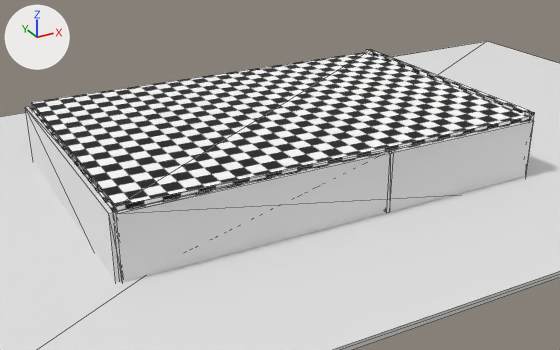
Renders of the glTF model games/silvershottools/environment_testbed/assets/testbed_map_a.glb from each side of a commit.
Before and after are seen from a 50 mm camera at (-15.0, -50.7, 24.7) aimed at (12.3, -1.1, -0.1). The axes (+X, +Y, +Z) are drawn at upper left. The lights are the same throughout. The first picture is the older version. Mesh edges are drawn as thin lines. Where no turn or scale is listed for an object, it has been applied to the vertices. Vertices at exactly the same position are counted once.

Script lines for the objects in view, before the commit:
```python
me_cube_006 = bpy.data.meshes.new('Cube.006')
me_cube_006.from_pydata(...)  # a box spanning x -22.7..56.3, y -22.7..23.4, z -0.2..0.2
me_cube_009 = bpy.data.meshes.new('Cube.009')
me_cube_009.from_pydata(...)  # a box spanning x -19.3..13.3, y -11.9..9.8, z -0.1..0.2
me_cube_009.materials.append(mat_material_001)  # picture img_checkerboard
me_cube_010 = bpy.data.meshes.new('Cube.010')
me_cube_010.from_pydata(...)  # a box spanning x -0.4..-0.2, y -11.8..9.7, z -4.9..-0.1
me_cube_010.materials.append(mat_material_001)  # picture img_checkerboard
me_plane = bpy.data.meshes.new('Plane')
me_plane.from_pydata(...)  # 105 vertices, 202 faces; spans x -14.4..18.4, y -10.9..10.9, z 0.0..5.3
me_plane.materials.append(mat_material_001)  # picture img_checkerboard
ob_back_wall = bpy.data.objects.new('back_wall', me_cube_010)
ob_back_wall.location = (-3.63, 1.02, 4.9)
ob_coll_box_floor = bpy.data.objects.new('COLL_BOX_floor', me_cube_006)
ob_coll_box_floor.location = (0.0, 0.0, -0.08)
ob_map_static = bpy.data.objects.new('map_static', me_plane)
ob_map_static.location = (10.5, 0.0, 0.0)
ob_roof = bpy.data.objects.new('roof', me_cube_009)
ob_roof.location = (15.39, 1.02, 4.9)
# also in view: 'COLL_BOX_wall.004' at (-4.0, 0.1, 1.8); 'COLL_BOX_wall.001' at (12.4, -10.7, 1.8)
```
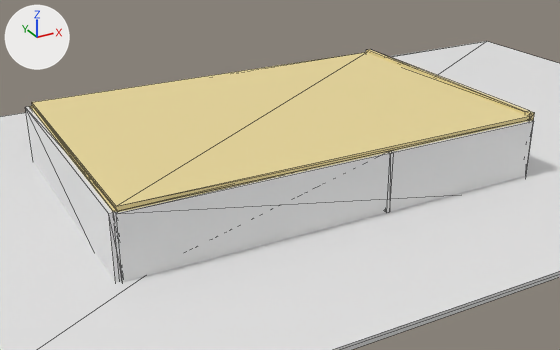
What changed in the scene script:
```text
Add img_map_static:
    img_map_static = load_image('map_static', '_unpacked/map_static', 1024, 1024, 'sRGB')
Add mat_map_static:
    mat_map_static = principled_material('map_static')
    mat_map_static.texture = img_map_static
    mat_map_static.roughness = 0.775
Change me_plane:
    used by ob_map_static; location = (10.5, 0.0, 0.0)
    remove me_plane.from_pydata(...)  # 105 vertices, 202 faces; spans x -14.4..18.4, y -10.9..10.9, z 0.0..5.3
    add me_plane.from_pydata(...)  # 109 vertices, 210 faces; spans x -14.4..18.4, y -10.9..10.9, z 0.0..5.3
    me_plane part 1: 198 faces spanning x -14.4..18.4, y -10.9..10.9, z 0.0..5.3 switch from mat_material_001 (picture img_checkerboard) to mat_map_static (picture img_map_static)
    edits to the shape of me_plane do not show in these pictures
Change me_cube_009:
    where me_cube_009.from_pydata(...)  # 8 vertices, 12 faces; spans x -19.3..13.3, y -11.9..9.8, z -0.1..0.2
    used by ob_roof; location = (15.39, 1.02, 4.9)
    remove me_cube_009.materials.append(mat_material_001)  # picture img_checkerboard
    me_cube_009 part 2: texture (UV) coordinates of 12 of 12 faces, centred in x -19.3..13.3, y -11.9..9.8, z -0.1..0.2, changed; they spanned u 0.2..0.8, v 0.2..0.78 and now span u 0.09..0.33, v 0.14..0.37
    add me_cube_009.materials.append(mat_map_static)  # picture img_map_static
Change me_cube_010:
    where me_cube_010.from_pydata(...)  # 8 vertices, 12 faces; spans x -0.4..-0.2, y -11.8..9.7, z -4.9..-0.1
    remove me_cube_010.materials.append(mat_material_001)  # picture img_checkerboard
    add me_cube_010.materials.append(mat_map_static)  # picture img_map_static
```

Where the change shows, as pixel boxes (x1, y1, x2, y2) in the pictures (560 x 350 px):
'roof', recoloured, surface changed
    both: (32, 52, 529, 210)
'back_wall', recoloured
    both: (30, 106, 116, 212)
part 1 of me_plane, recoloured
    both: (116, 49, 534, 213)
